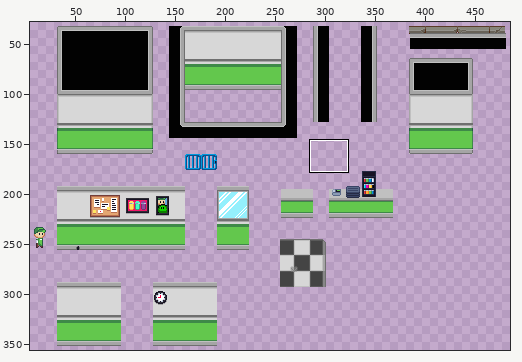
Sprite sheet -- assets/tilemap/TX Tileset Wall.png. The picture above shows the old version from afar; the outline marks the close-up.
Close-up. Before the commit:
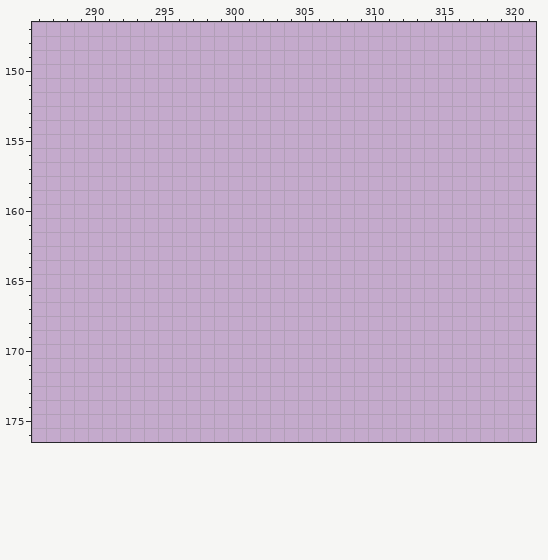
The file is 512x512 pixels. Colours within 5 levels of each other are drawn and written as one. Shown: x 286..321, y 147..176. The wide view leaves out empty margins. The commit also changed other parts of the picture, which this record leaves out.
Palette (. is transparent): 
Now the later version:
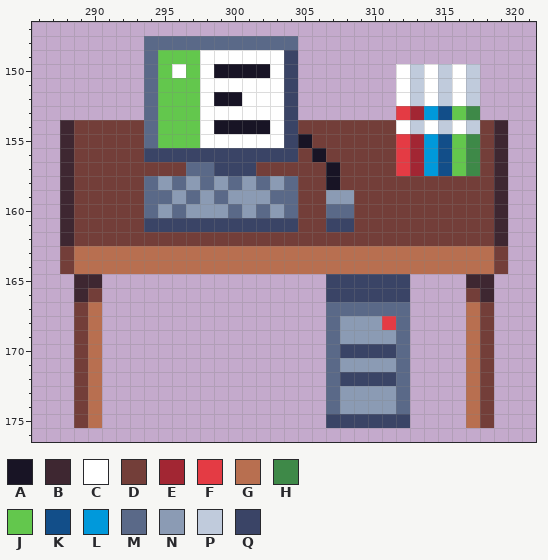
Colours new in this view: A #181425  B #3e2731  C #ffffff  D #733e39  E #a22633  F #e43b44  G #b86f50  H #3e8948  J #63c74d  K #124e89  L #0099db  M #5a6988  N #8b9bb4  P #c0cbdc  Q #3a4466
What changed:
Changed rows in their new state; - is an unchanged pixel.
first column x 288:
148 ------MMMMMMMMMMM---------------
149 ------MJJJCCCCCCQ---------------
150 ------MJCJCAAAACQ-------CPCPCP--
151 ------MJJJCCCCCCQ-------CPCPCP--
152 ------MJJJCAACCCQ-------CPCPCP--
153 ------MJJJCCCCCCQ-------FELKJH--
154 BDDDDDMJJJCAAAACQDDDDDDDCPCPCPDB
155 BDDDDDMJJJCCCCCCQADDDDDDFELKJHDB
156 BDDDDDQQQQQQQQQQQDADDDDDFELKJHDB
157 BDDDDDDDDMMQQQDDDDDADDDDFELKJHDB
158 BDDDDDMNMNMNMNMNMDDADDDDDDDDDDDB
159 BDDDDDMMNMNMNNNMMDDNNDDDDDDDDDDB
160 BDDDDDMNMNNNMNMNMDDMMDDDDDDDDDDB
161 BDDDDDQQQQQQQQQQQDDQQDDDDDDDDDDB
162 BDDDDDDDDDDDDDDDDDDDDDDDDDDDDDDB
163 DGGGGGGGGGGGGGGGGGGGGGGGGGGGGGGD
164 DGGGGGGGGGGGGGGGGGGGGGGGGGGGGGGD
165 -BB----------------QQQQQQ----BB-
166 -BD----------------QQQQQQ----DB-
167 -DG----------------MMMMMM----GD-
168 -DG----------------MNNNFM----GD-
169 -DG----------------MNNNNM----GD-
170 -DG----------------MQQQQM----GD-
171 -DG----------------MNNNNM----GD-
172 -DG----------------MQQQQM----GD-
173 -DG----------------MNNNNM----GD-
174 -DG----------------MNNNNM----GD-
175 -DG----------------QQQQQQ----GD-
Where, in picture pixels (left, top, right, bottom), the same in both close-ups:
added: (60, 36, 508, 428)
